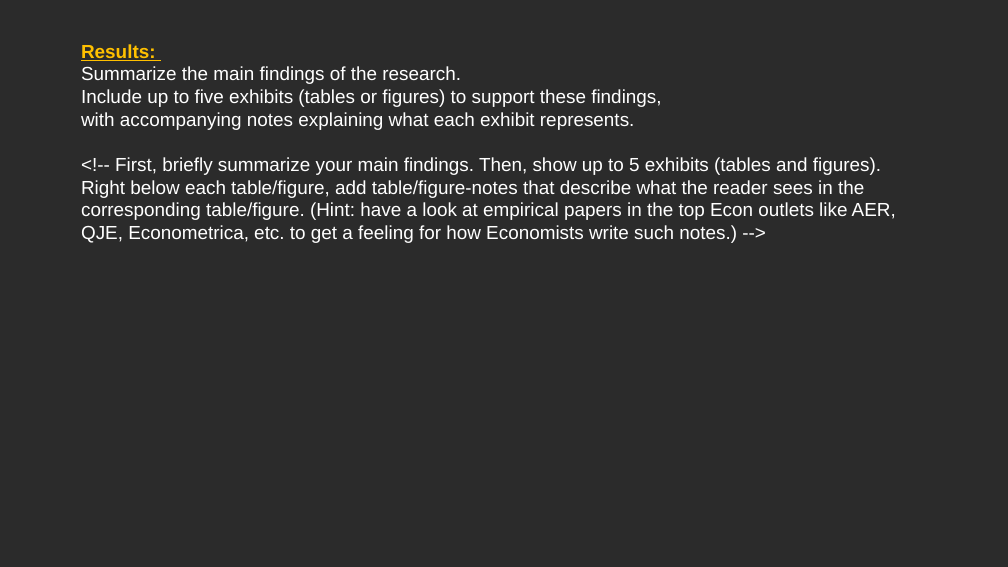
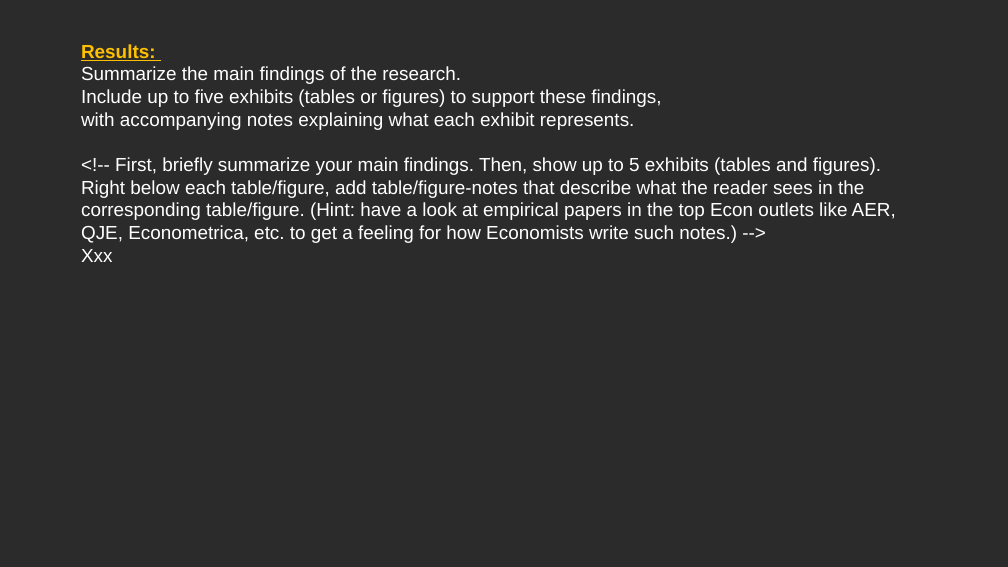
Before and after one commit to MarcoH97/Big-Data-project, a slide deck: slide 13 of 2023_05_24 - BDA - Big Data Big Dreams v0.pptx. Drawn at 1008x567 pixels with LibreOffice and Linux fonts; fonts in the diff are those of the drawing; background and template pictures are left out; a plain dark background stands for a picture behind light text. Boxes give left, top, right and bottom in pixels: in the first picture for what was removed or moved away, otherwise in the second. Text is boxed around its words. In the diff, an @@ line names an element or a change of style, - is before the commit and + after.

```diff
--- a/2023_05_24 - BDA - Big Data Big Dreams v0.pptx
+++ b/2023_05_24 - BDA - Big Data Big Dreams v0.pptx
@@ text at [81,249,112,262]: paragraph added @@
+Xxx
```
Also in this commit, not shown: 4 other slides changed, 11 other files.
